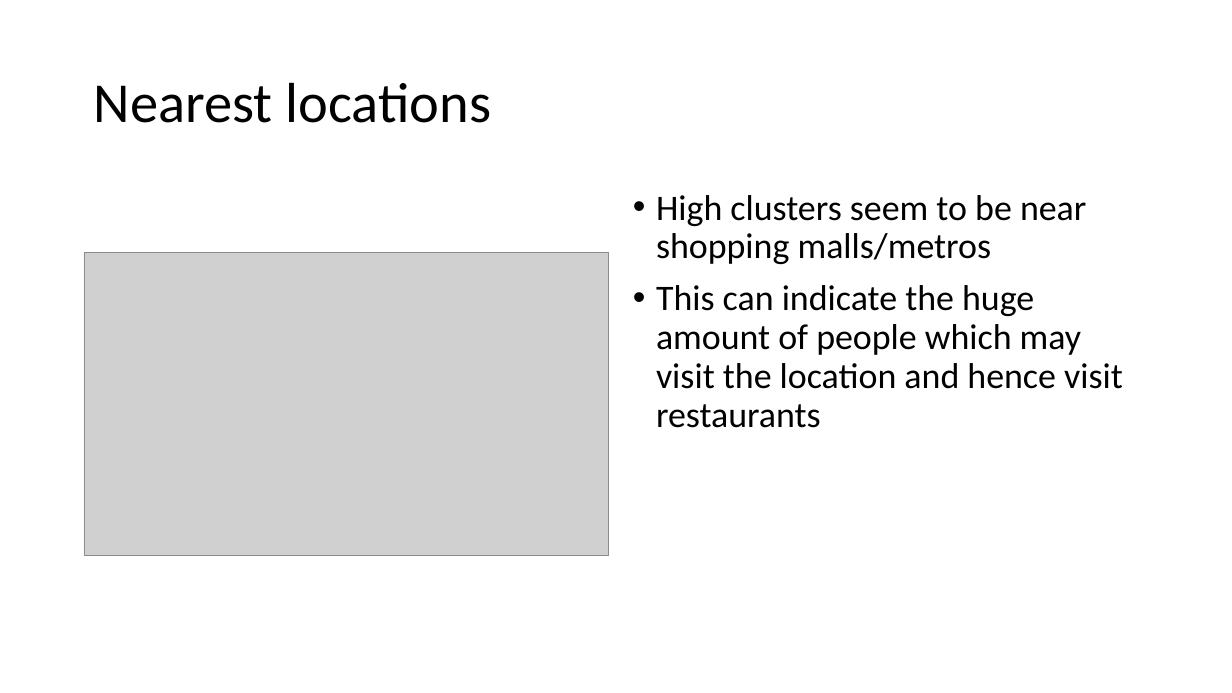
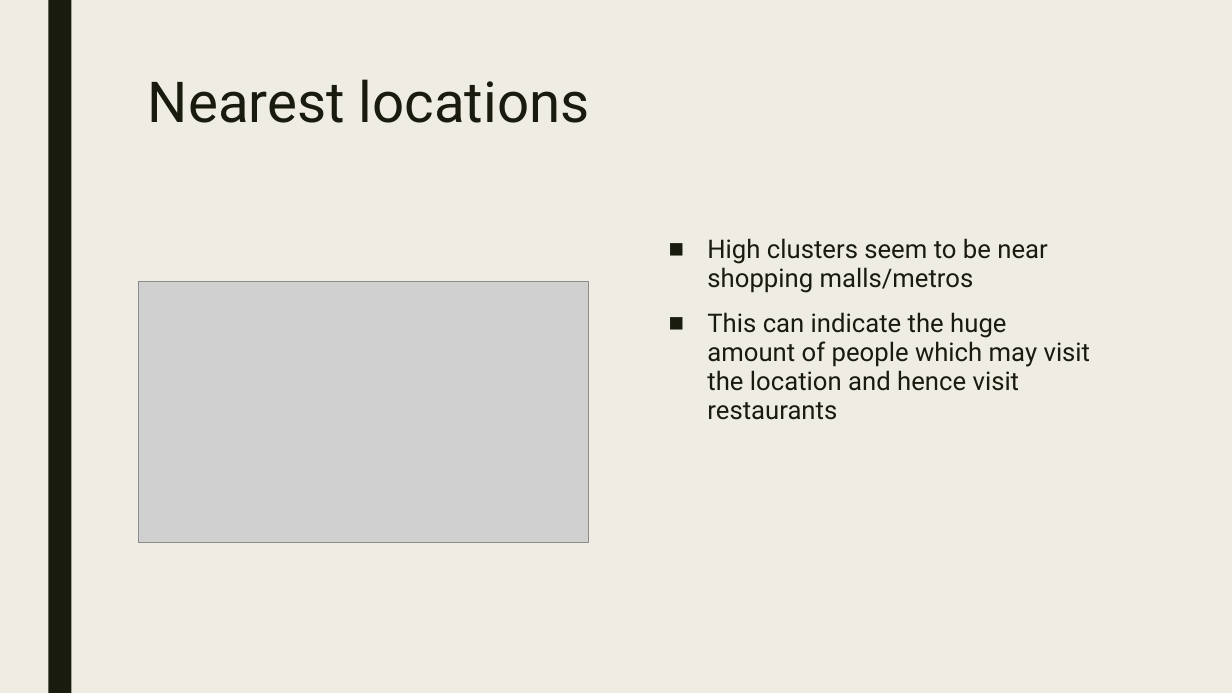
Before and after one commit to muthu5/Coursera_Capstone, a slide deck: slide 7 of Deck.pptx (slide 4 before the commit). Drawn at 1232x693 pixels with LibreOffice and Linux fonts; fonts in the diff are those of the drawing; grey boxes stand for pictures. Boxes give left, top, right and bottom in pixels: in the first picture for what was removed or moved away, otherwise in the second. Text is boxed around its words. In the diff, an @@ line names an element or a change of style, - is before the commit and + after.

```diff
--- a/Deck.pptx
+++ b/Deck.pptx
@@ background #FFFFFF to #EFEDE3 @@
@@ rectangle added at (x1=48, y1=0, x2=71, y2=693), fill #191B0E @@
@@ title "Nearest locations" moved from (x1=94, y1=82, x2=492, y2=123) to (x1=148, y1=79, x2=590, y2=123) @@
@@ title "Nearest locations" at (x1=148, y1=79, x2=590, y2=123): font Calibri to Roboto, text colour #000000 to #191B0E; line spacing 0.9 to 0.89; vertical alignment middle to top @@
@@ text "High clusters seem to be ..." moved from (x1=656, y1=195, x2=1123, y2=428) to (x1=707, y1=238, x2=1091, y2=420) @@
@@ text "High clusters seem to be ..." at (x1=707, y1=238, x2=1091, y2=420): size 28 to 20 pt, font Calibri to Roboto, text colour #000000 to #191B0E; bullet • to ■; line spacing 0.9 to 0.94; more space between paragraphs @@
@@ picture resized from (x1=85, y1=252, x2=609, y2=555) to (x1=139, y1=282, x2=588, y2=543) @@
```
Also in this commit, not shown: 6 other slides changed, 3 slides added, 1 other file.
